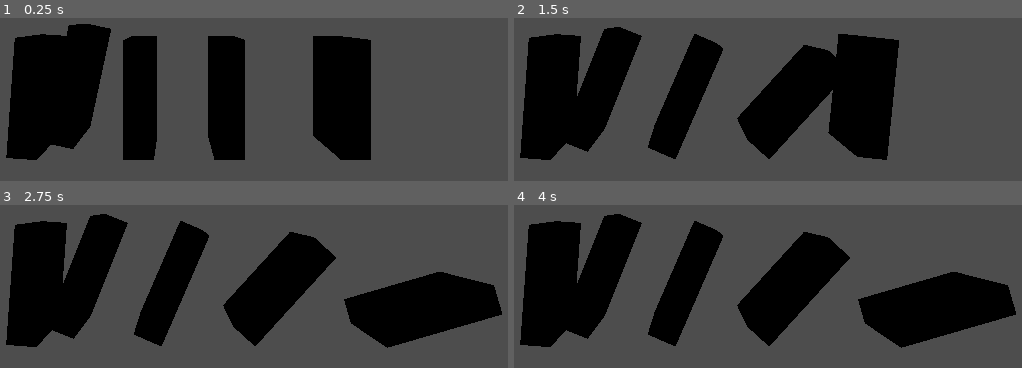
Above: before the commit, frames 1-4 (two rows, left to right).
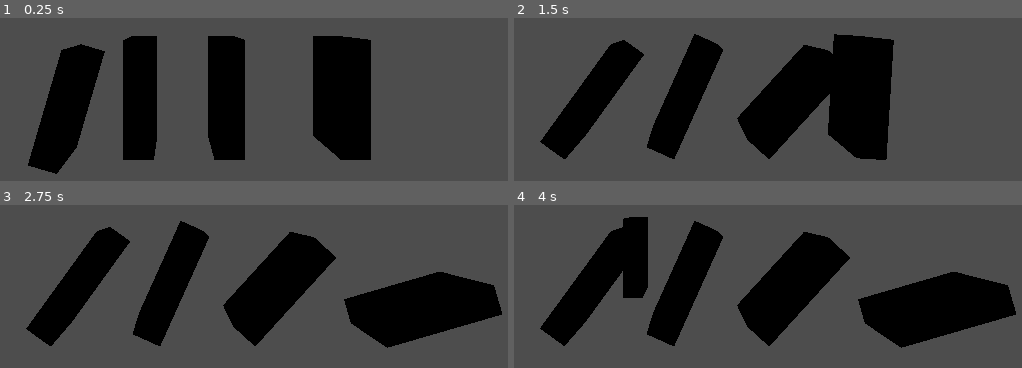
Above: after the commit, the same moments.

Repository: morgmorgan/dominoes
Game: Godot game, scene res://scenes/main.tscn
The game is run twice, just before and just after one commit, with the same random seed, the same clock (stepped at 60 frames per second) and the same inputs.
Inputs (mouse positions are in pixels of both pictures, inside the frame that each line leads up to):
- Up to frame 1 (0.25 s): no input
- Up to frame 2 (1.5 s): move the mouse to (outside the picture) at 0.52 s; click (outside the picture) at 0.67 s; move the mouse to (529, 39) at 1.27 s; click (529, 39) at 1.42 s
- Up to frame 3 (2.75 s): move the mouse to (outside the picture) at 2.02 s; click (outside the picture) at 2.17 s
- Up to frame 4 (4 s): tap Enter at 2.75 s; move the mouse to (646, 293) at 2.77 s; click (646, 293) at 2.92 s; tap Space at 3.5 s; move the mouse to (930, 270) at 3.52 s; click (930, 270) at 3.67 s

The runs differ from the first frame. In frame 1, 8.1% of the frame differs, in the area x 1-22%, y 3-96%; in frame 2, 9.3%; in frame 3, 8.6%; in frame 4, 9.9%, in the area x 1-42%, y 5-88%.

Commit message:
adding dominoes on click

Diff:
--- a/scenes/main.tscn
+++ b/scenes/main.tscn
@@ -34,3 +34,5 @@
 
 [node name="domino4" parent="." instance=ExtResource("2_xighj")]
 transform = Transform3D(1, 0, 0, 0, 1, 0, 0, 0, 1, 10.4491, -0.943349, 0)
+
+[connection signal="input_event" from="RigidBody3D" to="." method="_on_rigid_body_3d_input_event"]
--- a/scripts/main.gd
+++ b/scripts/main.gd
@@ -3,25 +3,31 @@
 
 # Called when the node enters the scene tree for the first time.
 func _ready() -> void:
-	add_domino()
+	#add_domino()
 	pass # Replace with function body.
-
-
-# Called every frame. 'delta' is the elapsed time since the previous frame.
 
 func how_many_dominoes() -> int:
 	var dominoes = $".".find_children("domino*", "", true, false)
 	return dominoes.size()
 
-func add_domino() -> void:
+func add_domino(pos: Vector3) -> void:
 	var dom = preload("res://scenes/domino.tscn")
 	var x = dom.instantiate()
 	x.owner  = $"."
 	print(how_many_dominoes())
 	add_child(x, true)
+	x.position = pos
 	print(how_many_dominoes())
 
-
+# Called every frame. 'delta' is the elapsed time since the previous frame.
 func _process(delta: float) -> void:
 
 	pass
+
+func _on_rigid_body_3d_input_event(camera: Node, event: InputEvent, event_position: Vector3, normal: Vector3, shape_idx: int) -> void:
+	if event is InputEventMouseButton:
+		var mouse_action : InputEventMouseButton = event
+		if mouse_action.button_index == 1 and mouse_action.pressed == true:
+			add_domino(event_position)
+		print(event, event_position)
+	pass # Replace with function body.
